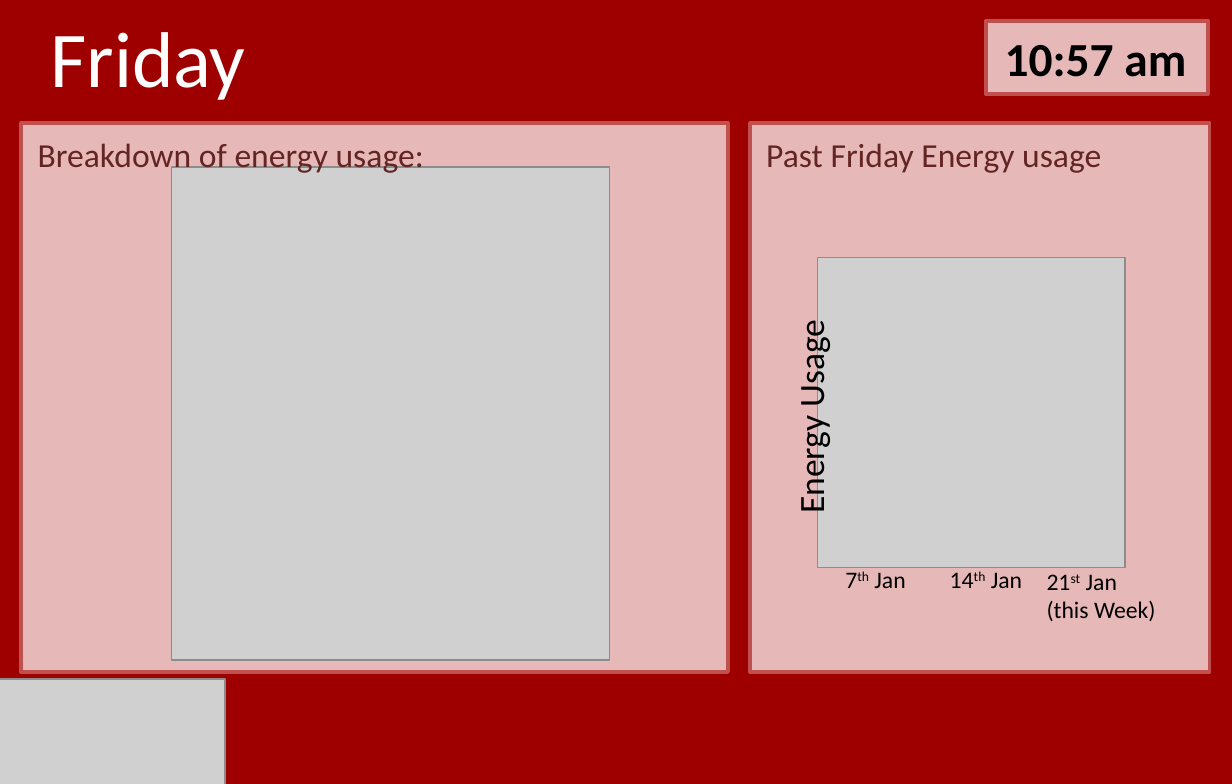
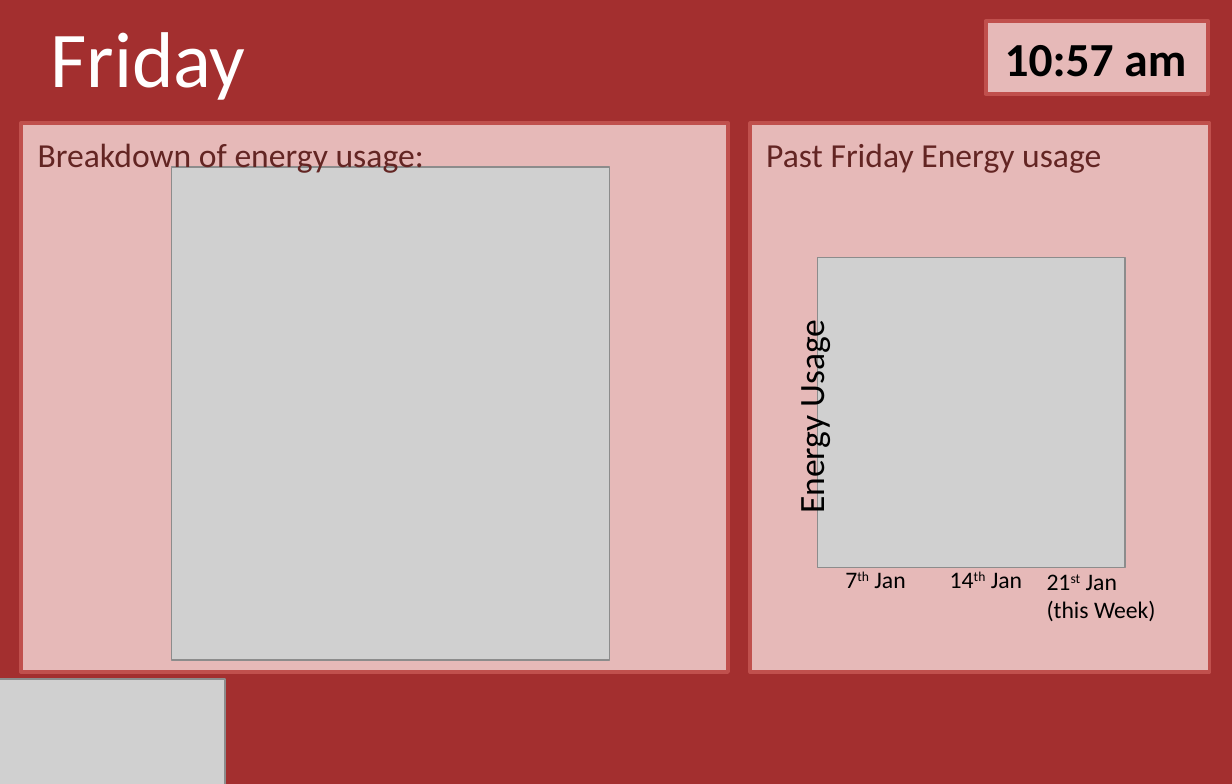
Before and after one commit to Gordo851/Design, a slide deck: slide 10 of story_board_buttonAction2.pptx. Drawn at 1232x784 pixels with LibreOffice and Linux fonts; fonts in the diff are those of the drawing; grey boxes stand for pictures. Boxes give left, top, right and bottom in pixels: in the first picture for what was removed or moved away, otherwise in the second. Text is boxed around its words. In the diff, an @@ line names an element or a change of style, - is before the commit and + after.

```diff
--- a/story_board_buttonAction2.pptx
+++ b/story_board_buttonAction2.pptx
@@ background #9E0000 to #A32F2F @@
```
Also in this commit, not shown: 3 other slides changed.
